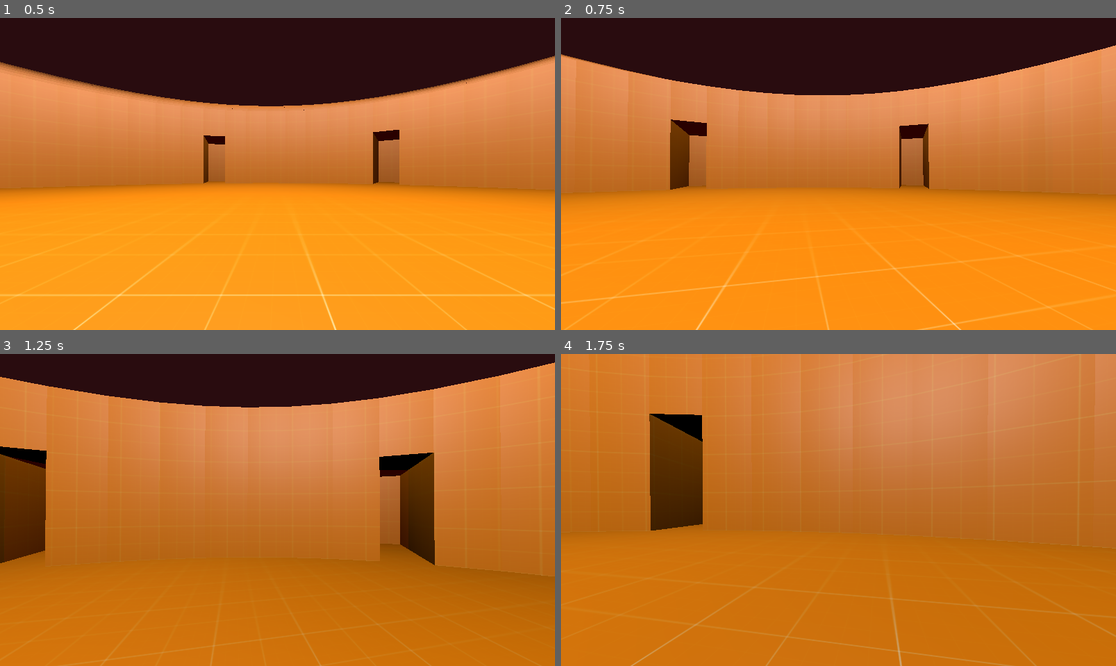
Above: before the commit, frames 1-4 (two rows, left to right).
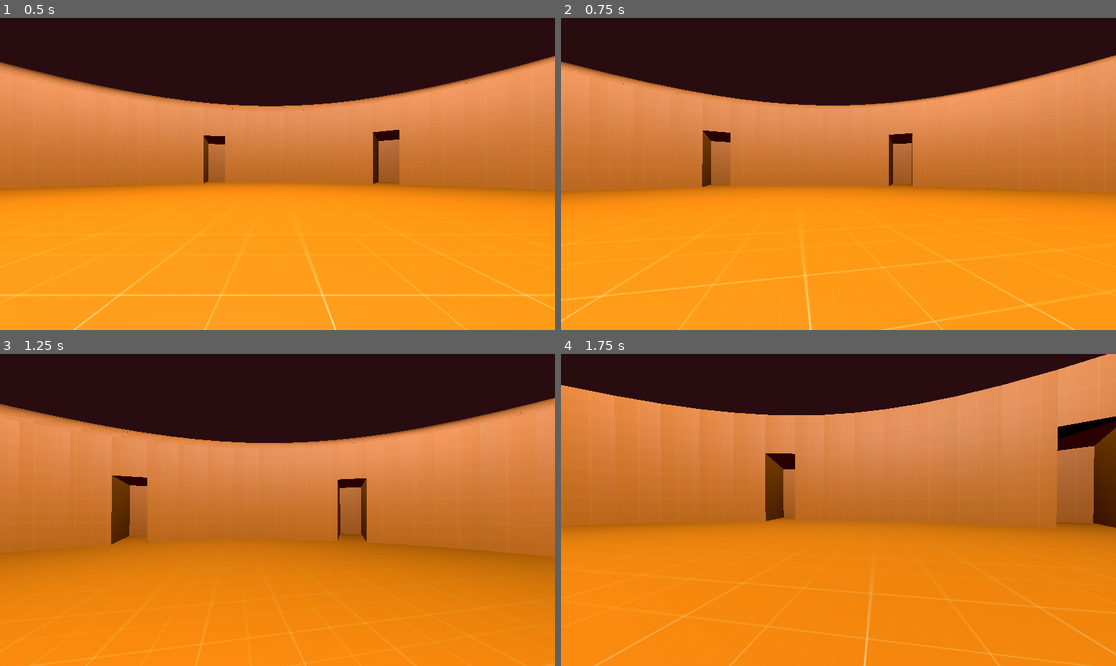
Above: after the commit, the same moments.

Repository: Checkmate-Chris1/lucifers-colosseum
Game: Godot game, scene res://main.tscn
The game is run twice, just before and just after one commit, with the same random seed, the same clock (stepped at 60 frames per second) and the same inputs.
Inputs (mouse positions are in pixels of both pictures, inside the frame that each line leads up to):
- Up to frame 1 (0.5 s): no input
- Up to frame 2 (0.75 s): move the mouse to (866, 174) at 0.52 s; hold W (move_forward) from 0.53 s (still down); tap Tab (dash, bound only before the commit) at 0.6 s
- Up to frame 3 (1.25 s): keep holding W (move_forward); tap Space (jump) at 0.77 s
- Up to frame 4 (1.75 s): keep holding W (move_forward); move the mouse to (810, 510) at 1.27 s; tap Tab (dash, bound only before the commit) at 1.35 s; tap Space (jump) at 1.52 s

Frame 1 is identical in both runs. In frame 2, 8.0% of the frame differs, in the area x 0-100%, y 8-100%; in frame 3, 57%; in frame 4, 70%, in the area x 0-100%, y 0-100%.

Commit message:
Revert "Added dash mechanics + some extra variables, see description"
This reverts commit 74411d4ceb15c4ff21c45418fb1ef98f5a67c7f6.

Diff:
--- a/entities/player/player.gd
+++ b/entities/player/player.gd
@@ -3,12 +3,6 @@
 
 const SPEED = 5.0
 const JUMP_VELOCITY = 4.5
-
-const BASE_FOV = 75.0
-const DASH_CD = 1
-
-var input_dir : Vector2
-var direction : Vector3
 
 @export var TILT_LOWER_LIMIT := deg_to_rad(-90.0)
 @export var TILT_UPPER_LIMIT := deg_to_rad(90.0)
@@ -18,13 +12,6 @@
 @onready var slam_visual: MeshInstance3D = $SlamArea/SlamVFX
 var is_ground_slamming := false
 var start_y = 0.0
-
-var input_lock := false #use this variable when the player shouldnt have control of their character
-var deceleration_lock := false #use this to temporarily stop the character from decelerating
-
-var speed_multiplier := SPEED
-var is_dashing := false
-
 
 var mouse_input := false
 var camera_rotation := Vector3.ZERO
@@ -51,25 +38,16 @@
 		start_y = global_position.y
 		velocity.y = 2 * -JUMP_VELOCITY
 
-	if Input.is_action_just_pressed("dash") and not is_dashing:
-		_dash()
-
-	if not input_lock:
-		input_dir = Input.get_vector("move_left", "move_right", "move_forward", "move_backward")
-		direction = (transform.basis * Vector3(input_dir.x, 0, input_dir.y)).normalized()
-
+	var input_dir := Input.get_vector("move_left", "move_right", "move_forward", "move_backward")
+	var direction := (transform.basis * Vector3(input_dir.x, 0, input_dir.y)).normalized()
 	if direction:
-		velocity.x = direction.x * speed_multiplier
-		velocity.z = direction.z * speed_multiplier
-
-	# SAME HERE, CHANGE IS_DASHING TO A DECELERATION_LOCK
-	elif not deceleration_lock:
-		#allows us to not decelerate while dashing
+		velocity.x = direction.x * SPEED
+		velocity.z = direction.z * SPEED
+	else:
 		velocity.x = move_toward(velocity.x, 0, SPEED)
 		velocity.z = move_toward(velocity.z, 0, SPEED)
 
 	move_and_slide()
-
 	# slam damage logic
 	if is_ground_slamming and is_on_floor():
 		var fall_height = start_y - global_position.y
@@ -82,25 +60,6 @@
 		#TODO: calculate damage using fall_height
 		_apply_slam_damage(fall_height * GameState.slam_multiplier)
 	_update_camera(delta)
-
-func _dash():
-	# TO DO: ADD FOV adjustments during the dash
-	var _camera := get_viewport().get_camera_3d()
-	print("dash")
-	is_dashing = true
-	input_lock = true
-	deceleration_lock = true
-	speed_multiplier *= 5
-
-	await get_tree().create_timer(0.25).timeout
-
-	speed_multiplier = SPEED
-	_camera.fov = move_toward(_camera.fov, BASE_FOV, -2)
-	deceleration_lock = false
-	input_lock = false
-
-	await get_tree().create_timer(DASH_CD).timeout
-	is_dashing = false
 
 func _apply_slam_damage(damage: float) -> void:
 	print("Ground slam damage:", damage)
--- a/project.godot
+++ b/project.godot
@@ -64,8 +64,3 @@
 "events": [Object(InputEventKey,"resource_local_to_scene":false,"resource_name":"","device":-1,"window_id":0,"alt_press …(195 unchanged characters)…
 ]
 }
-dash={
-"deadzone": 0.2,
-"events": [Object(InputEventKey,"resource_local_to_scene":false,"resource_name":"","device":-1,"window_id":0,"alt_pressed":false,"shift_pressed":false,"ctrl_pressed":false,"meta_pressed":false,"pressed":false,"keycode":0,"physical_keycode":4194306,"key_label":0,"unicode":0,"location":0,"echo":false,"script":null)
-]
-}
